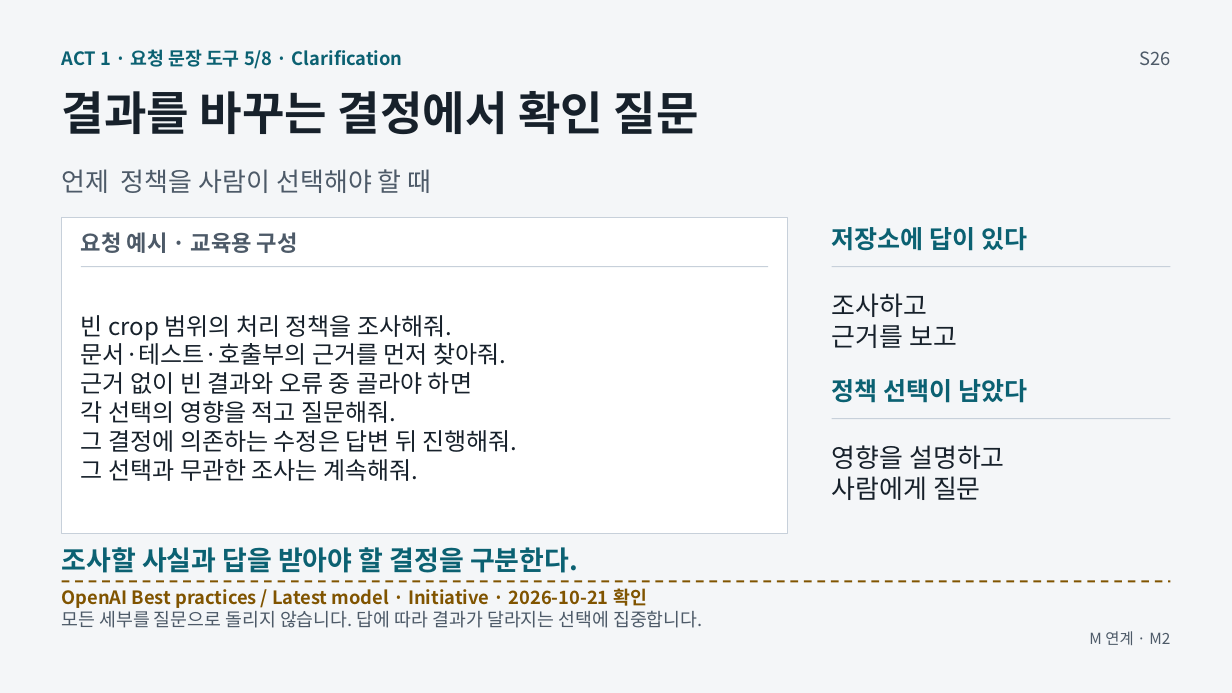
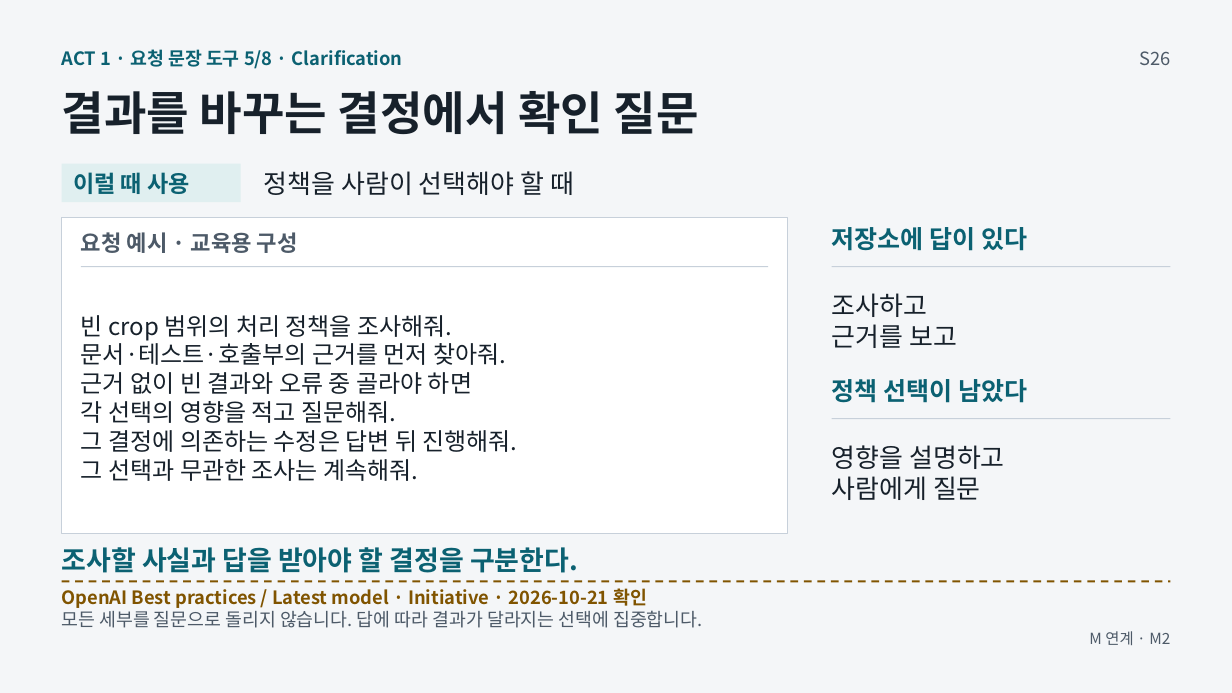
Before and after one commit to GideokKim/ai-dev-training, a slide deck: slide 16 of production/ACT_1.pptx. Drawn at 1232x693 pixels with LibreOffice and Linux fonts; fonts in the diff are those of the drawing. Boxes give left, top, right and bottom in pixels: in the first picture for what was removed or moved away, otherwise in the second. Text is boxed around its words. In the diff, an @@ line names an element or a change of style, - is before the commit and + after.

```diff
--- a/production/ACT_1.pptx
+++ b/production/ACT_1.pptx
@@ rectangle added at [62,164,241,202], fill #E0EFF0 @@
@@ text added at [73,172,190,194], 18 pt, text #0B6172, bold @@
+이럴 때 사용
@@ text at [264,171,574,195]: text changed; text colour #4D5A68 to #17212B @@
-언제 정책을 사람이 선택해야 할 때
+정책을 사람이 선택해야 할 때
```
Also in this commit, not shown: 7 other slides changed, 31 other files.
